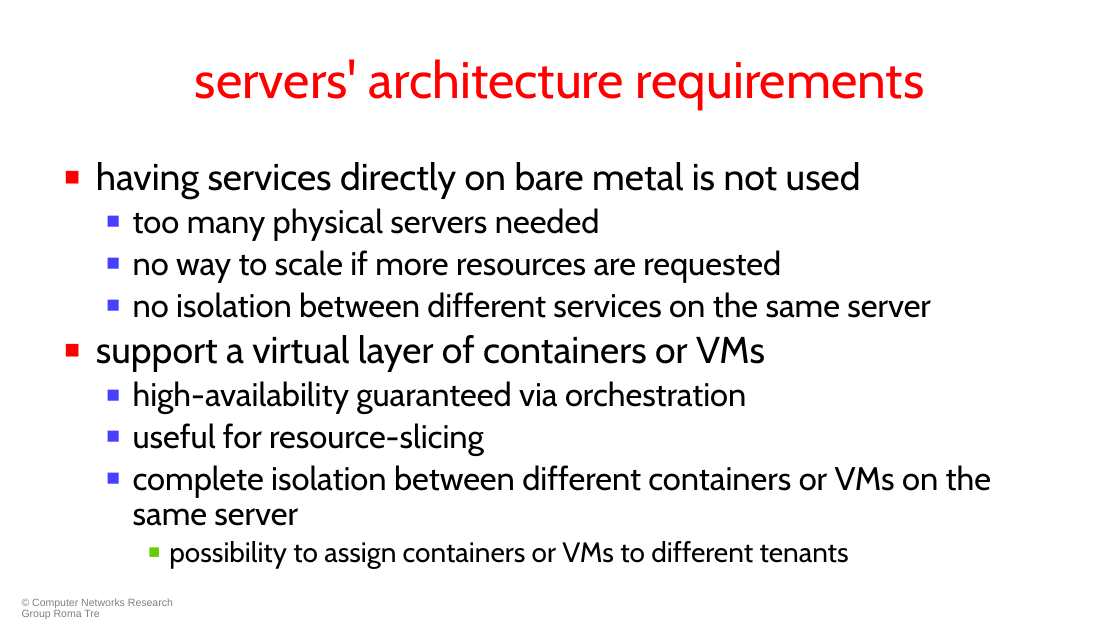
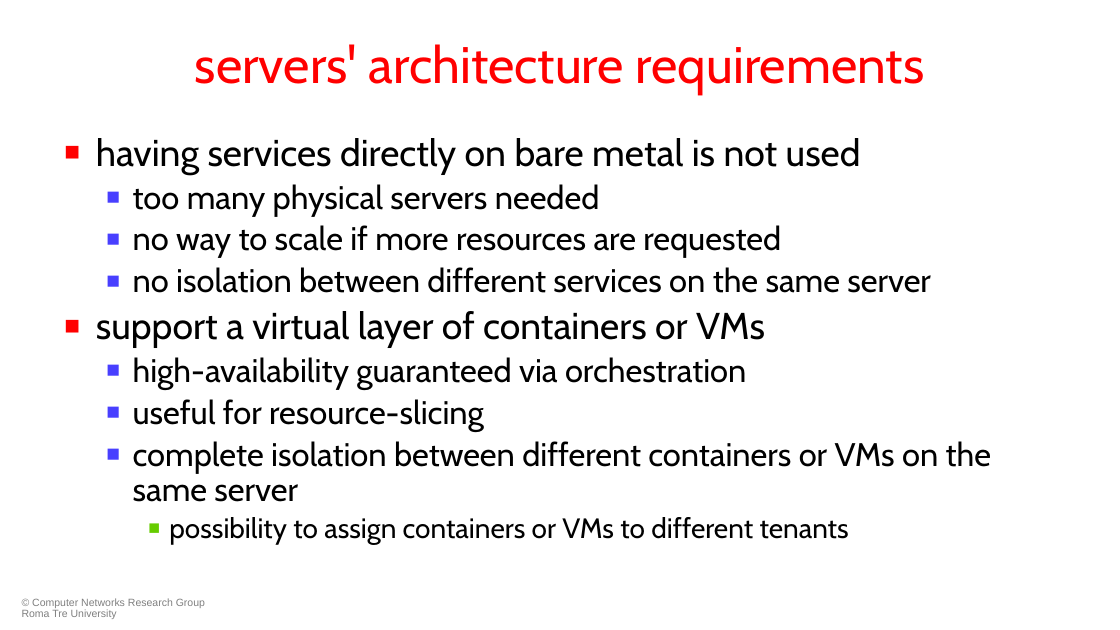
Before and after one commit to KatharaFramework/Kathara-Labs, a slide deck: slide 5 of main-labs/data-center-routing/data-center-vxlan/052-kathara-data_center_vxlan.pptx. Drawn at 1120x630 pixels with LibreOffice and Linux fonts; fonts in the diff are those of the drawing; background and template pictures are left out. Boxes give left, top, right and bottom in pixels: in the first picture for what was removed or moved away, otherwise in the second. Text is boxed around its words. In the diff, an @@ line names an element or a change of style, - is before the commit and + after.

```diff
--- a/main-labs/data-center-routing/data-center-vxlan/052-kathara-data_center_vxlan.pptx
+++ b/main-labs/data-center-routing/data-center-vxlan/052-kathara-data_center_vxlan.pptx
@@ title "servers' architecture requirements": place and size @@
-title "servers' architecture requirements" at bbox=[195, 59, 925, 109]
+title "servers' architecture requirements" at bbox=[195, 44, 925, 94]
@@ text "having services directly on bare ...": place and size @@
-text "having services directly on bare ..." at bbox=[96, 162, 991, 568]
+text "having services directly on bare ..." at bbox=[96, 138, 991, 544]
@@ text at bbox=[22, 598, 205, 619]: text changed @@
-© Computer Networks Research Group Roma Tre
+© Computer Networks Research Group Roma Tre University
```
Also in this commit, not shown: 60 other slides changed, 4 other files.
